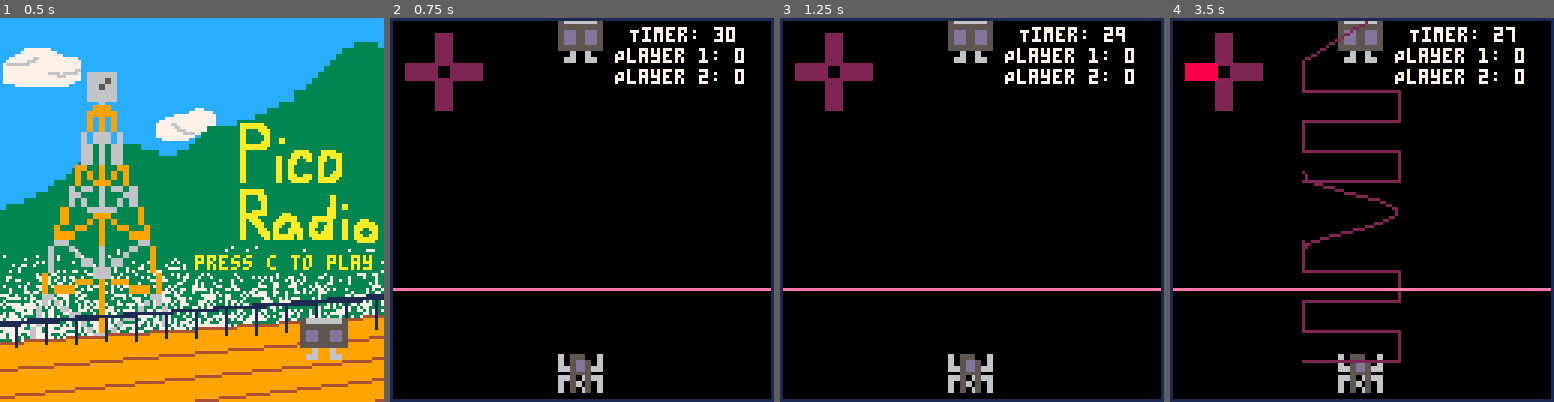
Above: before the commit, frames 1-4 (left to right).
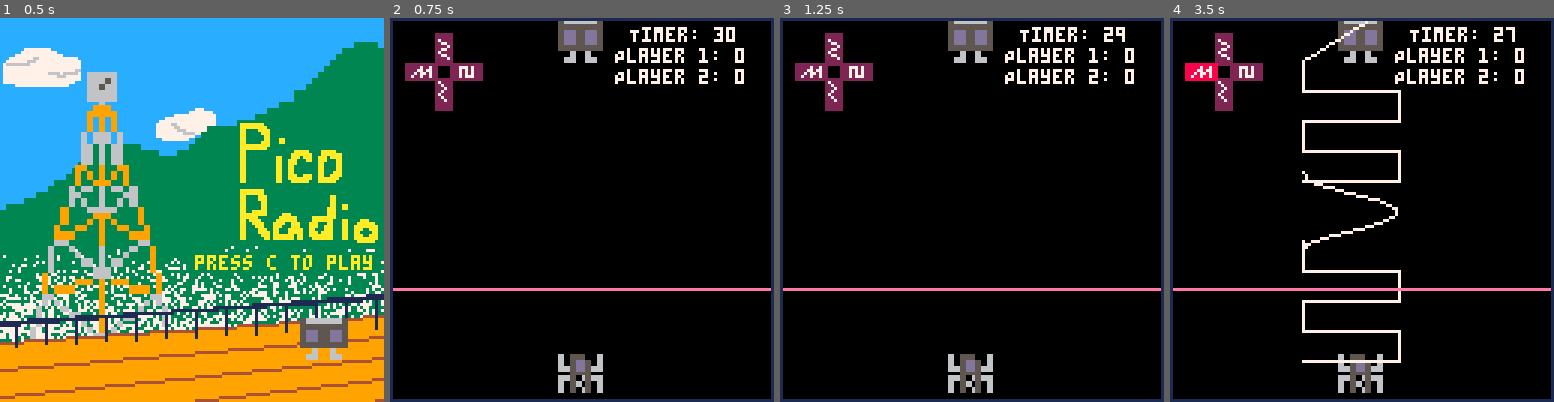
Above: after the commit, the same moments.

Repository: egitelma/pico_radio
Game: PICO-8 cartridge radio.p8
Same seed, same stepped clock (60 frames per second), same inputs: the game is played once before the commit and once after it.
Inputs:
- Up to frame 1 (0.5 s): no input
- Up to frame 2 (0.75 s): tap O (Z key) at 0.7 s
- Up to frame 3 (1.25 s): no input
- Up to frame 4 (3.5 s): hold Right 1.6-2.1 s; tap O (Z key) every 0.4 s from 1.7 to 3.3 s; hold Up 2.15-2.42 s; hold Right 2.47-3.03 s; hold Left from 3.08 s (still down)

Frame 1 is identical in both runs. In frame 2, 0.3% of the frame differs, in the area x 5-22%, y 5-22%; in frame 3, 0.3%; in frame 4, 2.8%, in the area x 5-61%, y 0-90%.

Commit message:
types of waves on the HUD

Diff:
--- a/radio.p8
+++ b/radio.p8
@@ -178,7 +178,7 @@
 
     if playerInput.cooldown == 0 then
         --move player one
-        -- left key
+        -- left key: sawtooth
         if btn0 then
             addDrum()
             -- local number1, number2 = get_two_different_random_numbers()
@@ -202,7 +202,7 @@
             end
             playerInput.cooldown = 10
 
-        -- right key
+        -- right key: square
         elseif btn1 then
             addBase()
             -- local number1, number2 = get_two_different_random_numbers()
@@ -227,7 +227,7 @@
             end
             playerInput.cooldown = 10
 
-        -- up key
+        -- up key: sine
         elseif btn2 then
             addHarm()
             -- local number1, number2 = get_two_different_random_numbers()
@@ -252,7 +252,7 @@
 
             playerInput.cooldown = 13
 
-        -- down key
+        -- down key: triangle
         elseif btn3 then
             addMelody()
             -- local number1, number2 = get_two_different_random_numbers()
@@ -505,6 +505,7 @@
     btn1 = btn(1) and receivingPlayer == 1 or btn(1, 1) and receivingPlayer == 0
     btn2 = btn(2) and receivingPlayer == 1 or btn(2, 1) and receivingPlayer == 0
     btn3 = btn(3) and receivingPlayer == 1 or btn(3, 1) and receivingPlayer == 0
+    -- up key
     if(btn2) then
         rectfill(15, 5, 20, 15, 8)
     else
@@ -528,6 +529,29 @@
     else
         rectfill(20, 15, 30, 20, 2)
     end
+
+    -- draw symbols in white on top
+    -- up key: sine
+    line(16, 7, 19, 9, 7)
+    line(19, 9, 16, 11, 7)
+    line(16, 11, 19, 13, 7)
+    -- line(16, 8, 19, )
+    -- down key: triangle (shockingly the most annoying)
+    line(16, 21, 18, 23, 7)
+    line(18, 23, 16, 25, 7)
+    line(16, 25, 18, 27, 7)
+    -- left key: sawtooth
+    line(7, 19, 10, 16, 7)
+    line(10, 16, 10, 19, 7)
+    line(10, 19, 13, 16, 7)
+    line(13, 16, 13, 19, 7)
+    -- right key: square
+    line(23, 19, 23, 16, 7)
+    line(23, 16, 25, 16, 7)
+    line(25, 16, 25, 19, 7)
+    line(25, 19, 27, 19, 7)
+    line(27, 19, 27, 16, 7)
+
 end
 
 function drawScore()
